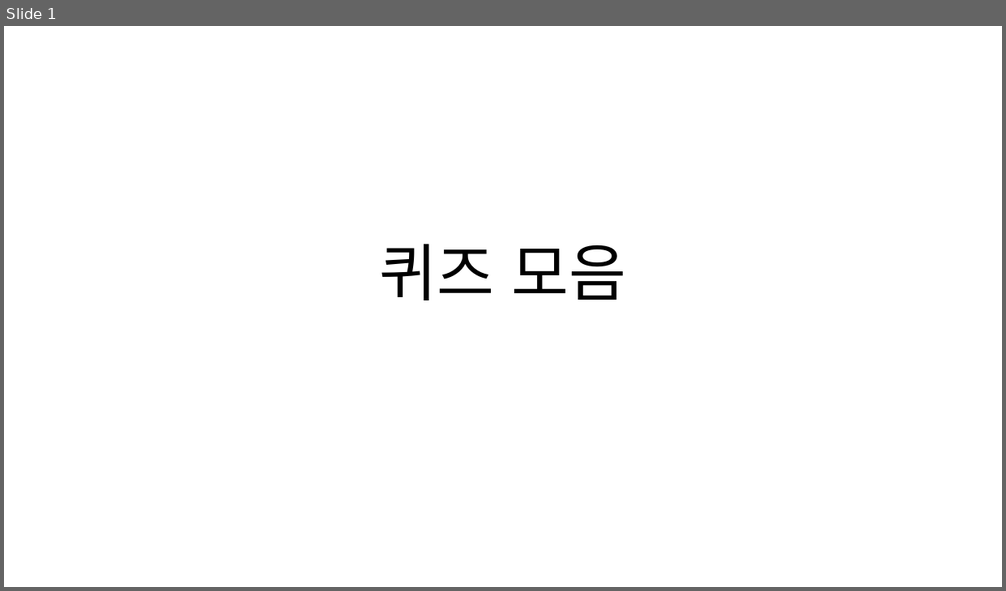
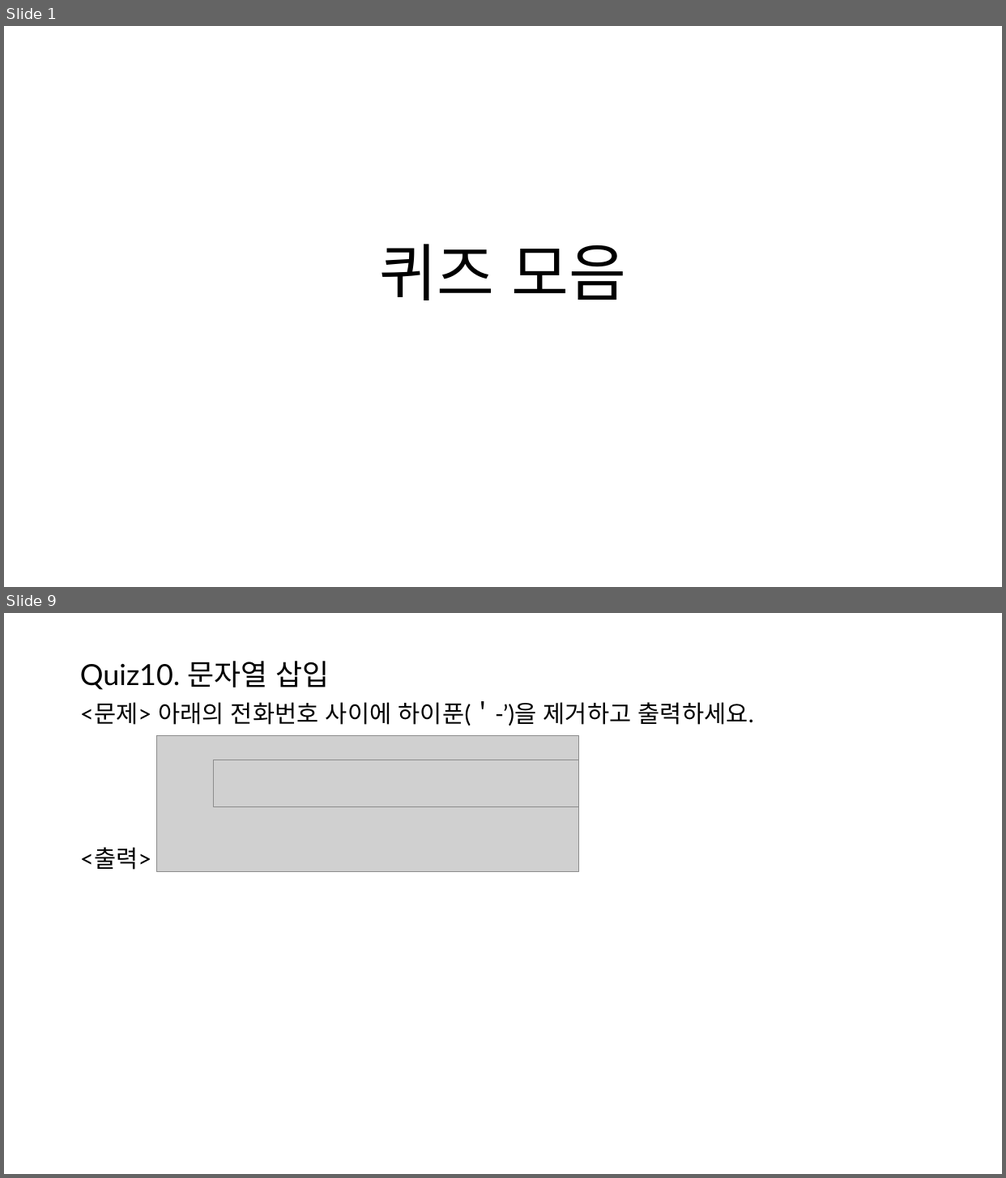
Before and after one commit to HongB1/2022-KHU-Bioinformatics-lab, a slide deck: image_slide/Quiz.pptx. Shown one above the other, each under a label of ours: slide 1 before the commit, slides 1 and 9 after it; the slides between them are not shown. The pictures are 1006x591 and 1006x1178 pixels, drawn with LibreOffice and Linux fonts; fonts in the diff are those of the drawing; grey boxes stand for pictures. Boxes give left, top, right and bottom in pixels: in the first picture for what was removed or moved away, otherwise in the second. Text is boxed around its words. In the diff, an @@ line names an element or a change of style, - is before the commit and + after.

```diff
--- a/image_slide/Quiz.pptx
+++ b/image_slide/Quiz.pptx
@@ slide 9 added at box(4, 613, 1002, 1174), background #FFFFFF @@
@@ text added at box(80, 661, 754, 870), 23 pt, text #000000 @@
+Quiz10. 문자열 삽입
+<문제> 아래의 전화번호 사이에 하이푼(＇-’)을 제거하고 출력하세요.
+<출력>
@@ picture added at box(157, 735, 579, 871) @@
@@ picture added at box(214, 760, 579, 807) @@
```
Also in this commit, not shown: 36 other slides added, 1 other file.
